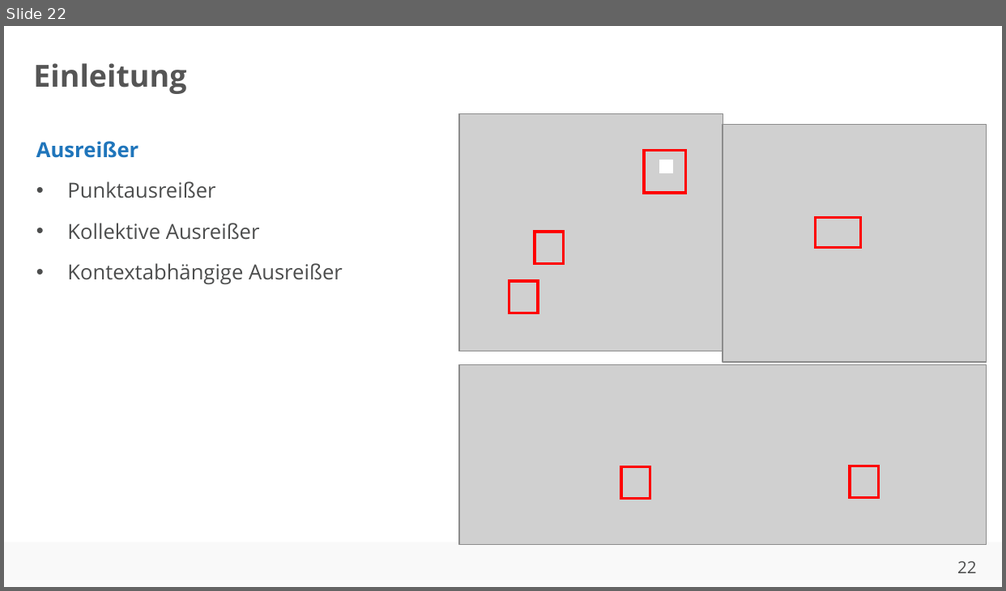
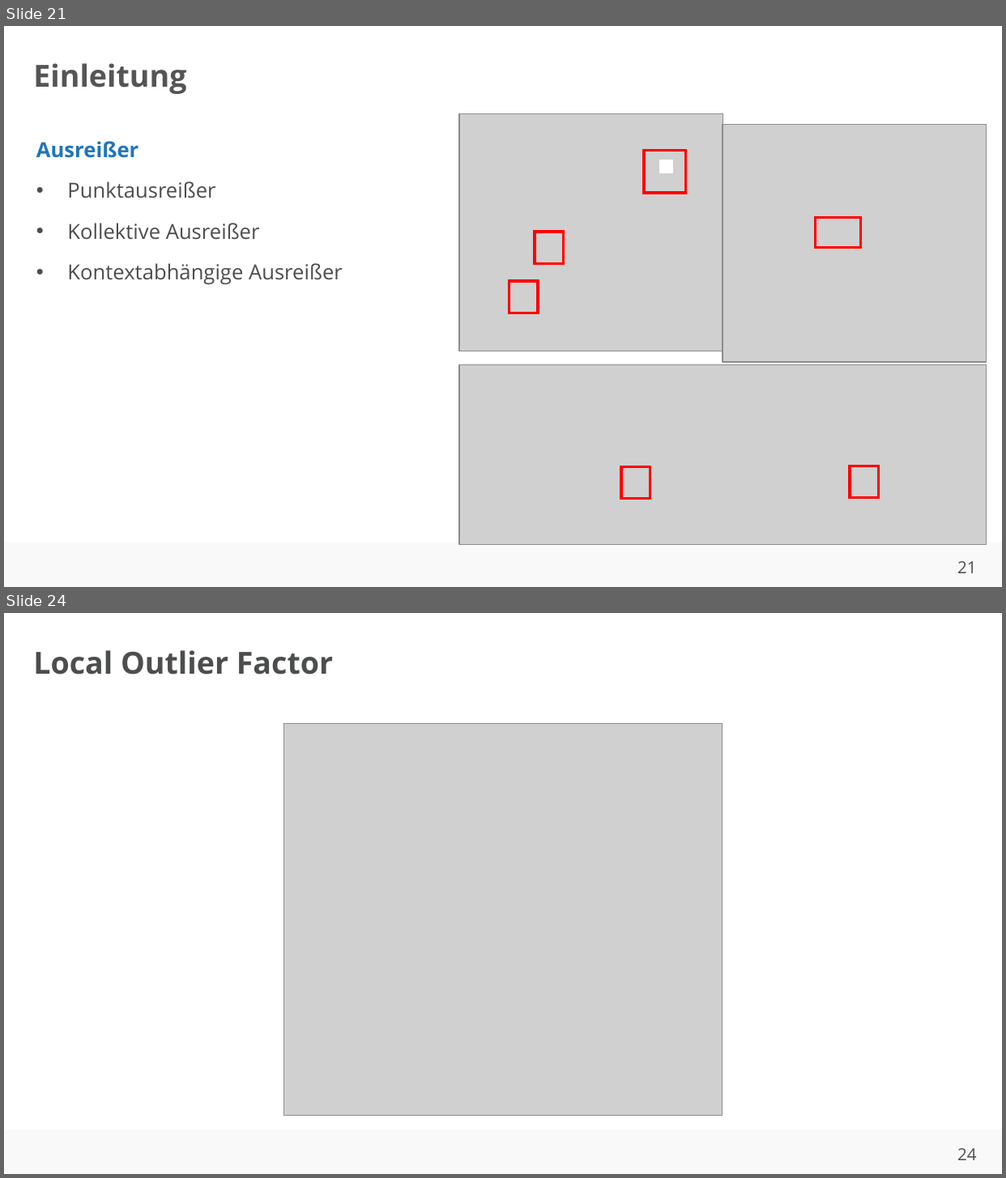
Before and after one commit to ahndavin/Abschlussarbeit_Bachelor, a slide deck: Kolloquium/Kolloquium.pptx. Shown one above the other, each under a label of ours: slide 22 before the commit, slides 21 and 24 after it; the slides between them are not shown. The pictures are 1006x591 and 1006x1178 pixels, drawn with LibreOffice and Linux fonts; fonts in the diff are those of the drawing; grey boxes stand for pictures; background and template pictures are left out. Boxes give left, top, right and bottom in pixels: in the first picture for what was removed or moved away, otherwise in the second. Text is boxed around its words. In the diff, an @@ line names an element or a change of style, - is before the commit and + after.

```diff
--- a/Kolloquium/Kolloquium.pptx
+++ b/Kolloquium/Kolloquium.pptx
@@ slide 24 added at [4, 613, 1002, 1174], background #FFFFFF; not listed: 2 template elements that a slide beside it also shows @@
@@ title added at [33, 650, 333, 675], 22 pt, text #4C4D4D, bold @@
+Local Outlier Factor
@@ picture added at [283, 724, 722, 1116] @@
@@ what was slide 22 is now slide 21 @@
@@ page number at [957, 561, 976, 574]: text changed @@
-22
+21
```
Also in this commit, not shown: 7 slides changed, 2 other slides added, 1 slide removed.
